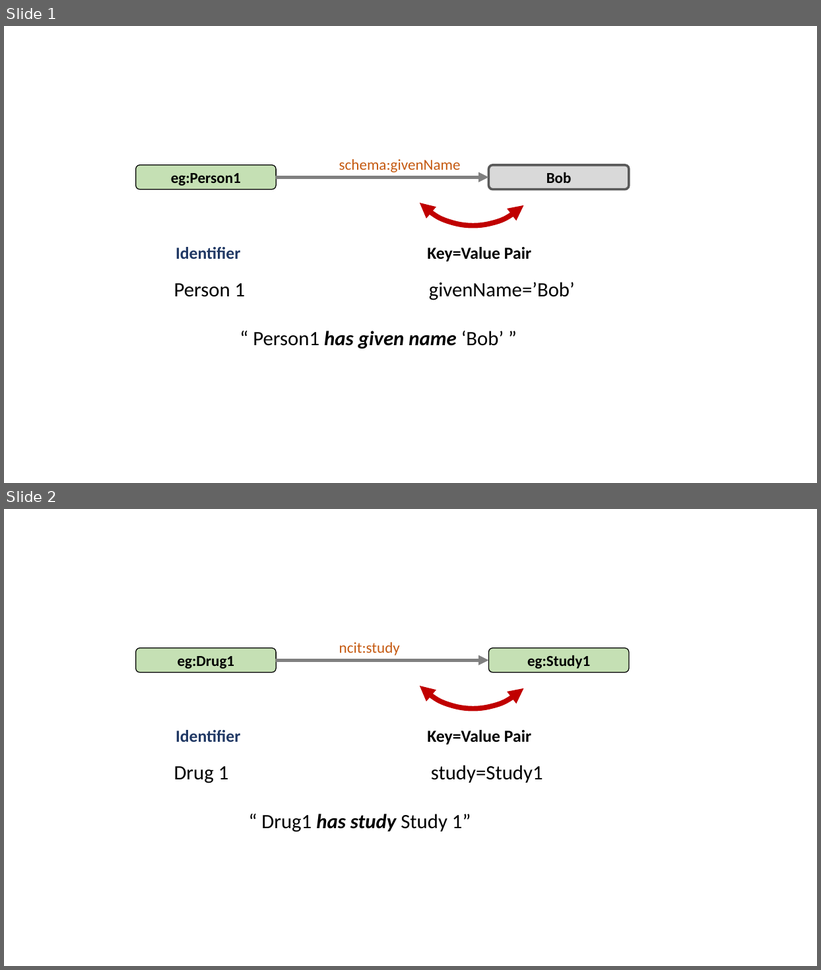
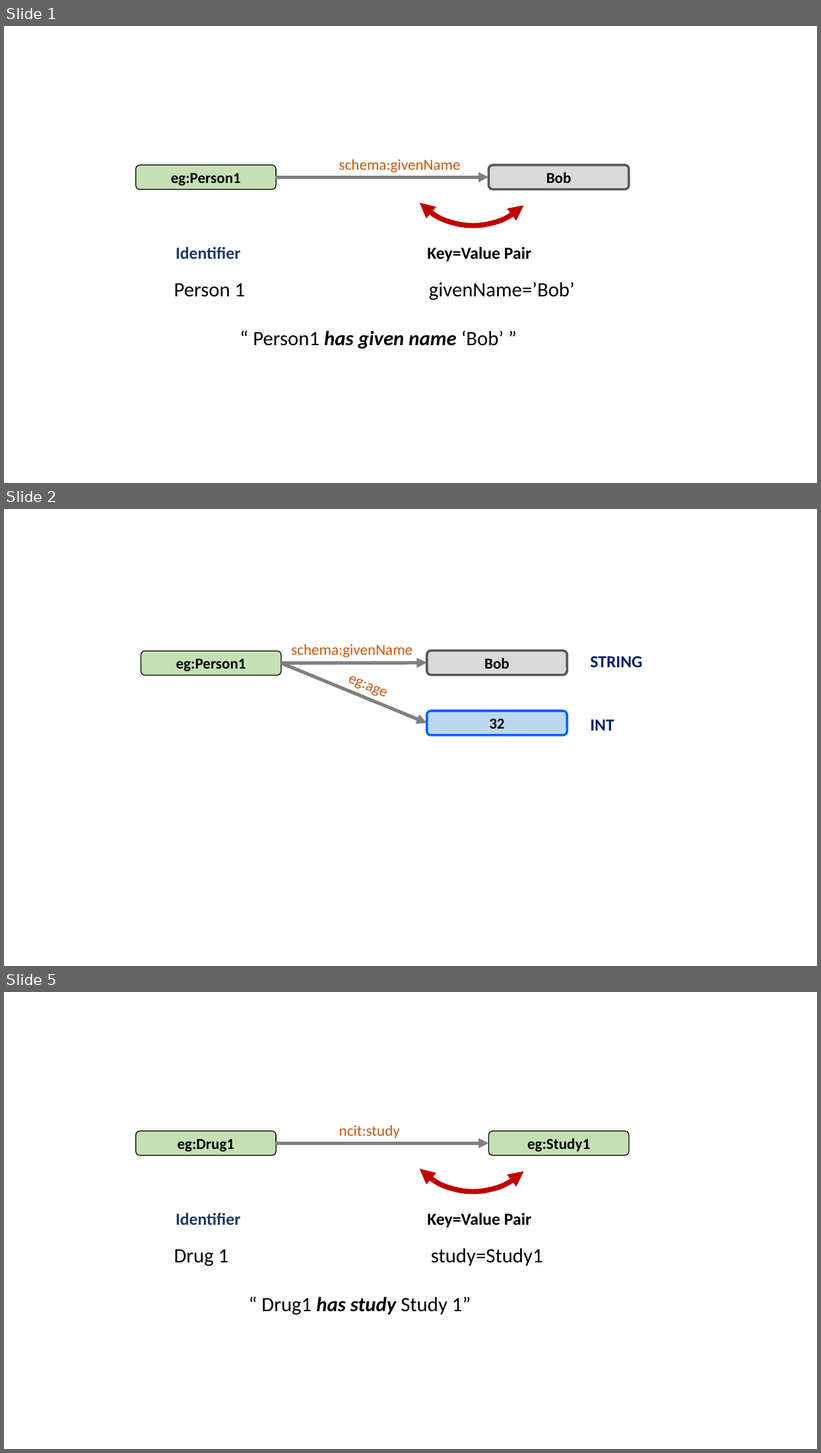
Before and after one commit to phuse-org/LinkedDataWorkshop, a slide deck: CSS2018/presentation/images/ImagesForPres.pptx. Shown one above the other, each under a label of ours: slides 1 and 2 before the commit, slides 1, 2 and 5 after it; the slides between them are not shown. The pictures are 821x970 and 821x1453 pixels, drawn with LibreOffice and Linux fonts; fonts in the diff are those of the drawing. Boxes give left, top, right and bottom in pixels: in the first picture for what was removed or moved away, otherwise in the second. Text is boxed around its words. In the diff, an @@ line names an element or a change of style, - is before the commit and + after.

```diff
--- a/CSS2018/presentation/images/ImagesForPres.pptx
+++ b/CSS2018/presentation/images/ImagesForPres.pptx
@@ slide 2 added at [4,509,817,966], background #FFFFFF @@
@@ text added at [291,644,413,657], 18 pt, text #C55A11 @@
+schema:givenName
@@ rounded rectangle added at [141,651,282,675], fill #C5E0B4, outline #000000 1 pt, 18 pt, text #000000, bold @@
+eg:Person1
@@ arrow added from (282, 663) to (427, 663), #808080 4 pt @@
@@ arrow added from (282, 663) to (427, 723), #808080 4 pt @@
@@ rounded rectangle added at [427,650,568,675], fill #D9D9D9, outline #595959 2.75 pt, 18 pt, text #000000, bold @@
+Bob
@@ text added at [590,656,642,667], 20 pt, text #002060, bold @@
+STRING
@@ text added at [348,676,372,692], 18 pt, text #C55A11 @@
+eg:age
@@ rounded rectangle added at [427,711,568,735], fill #BDD7EE, outline #0066FF 2.75 pt, 18 pt, text #000000, bold @@
+32
@@ text added at [590,720,614,731], 20 pt, text #002060, bold @@
+INT
@@ what was slide 2 is now slide 5 @@
```
Also in this commit, not shown: 2 other slides added, 5 other files.
